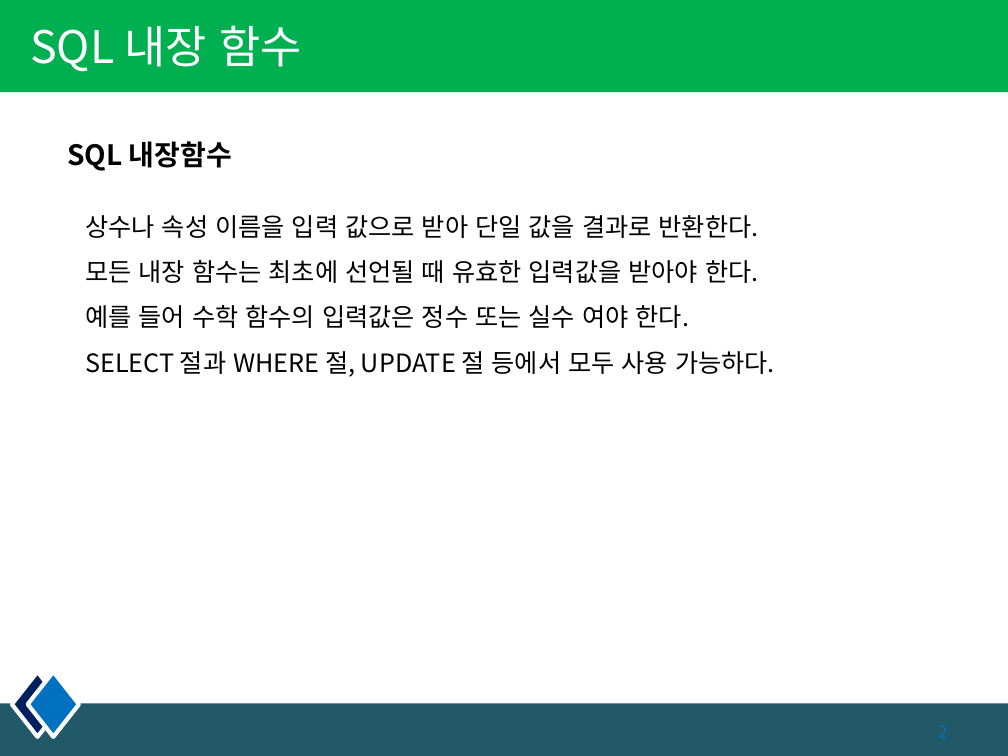
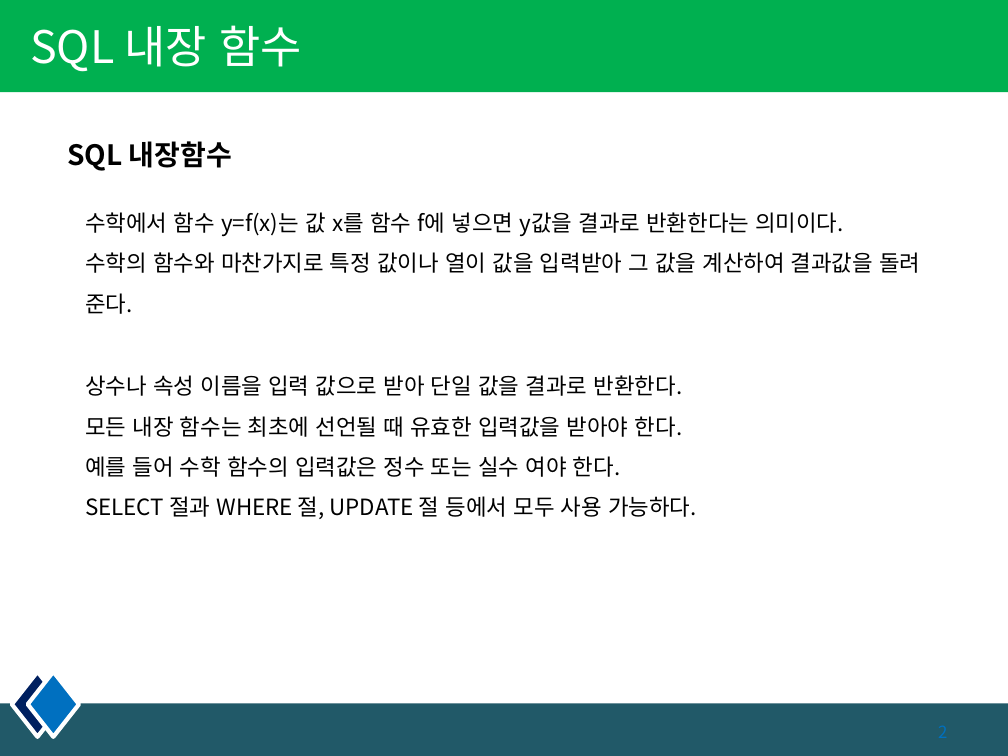
Before and after one commit to pshho/sqlWorks, a slide deck: slide 2 of 자료/sqld/DB_PPT/5장. 함수.pptx. Drawn at 1008x756 pixels with LibreOffice and Linux fonts; fonts in the diff are those of the drawing. Boxes give left, top, right and bottom in pixels: in the first picture for what was removed or moved away, otherwise in the second. Text is boxed around its words. In the diff, an @@ line names an element or a change of style, - is before the commit and + after.

```diff
--- a/자료/sqld/DB_PPT/5장. 함수.pptx
+++ b/자료/sqld/DB_PPT/5장. 함수.pptx
@@ text added at (85, 212, 920, 314), 16 pt, text #000000 @@
+수학에서 함수 y=f(x)는 값 x를 함수 f에 넣으면 y값을 결과로 반환한다는 의미이다.
+수학의 함수와 마찬가지로 특정 값이나 열이 값을 입력받아 그 값을 계산하여 결과값을 돌려 준다.
@@ text "상수나 속성 이름을 입력 값으로 ...": place and size @@
-text "상수나 속성 이름을 입력 값으로 ..." at (85, 215, 775, 377)
+text "상수나 속성 이름을 입력 값으로 ..." at (85, 375, 697, 519)
@@ text "상수나 속성 이름을 입력 값으로 ..." at (85, 375, 697, 519): size 18 to 16 pt @@
```
Also in this commit, not shown: 6 other slides changed, 3 slides added, 1 slide removed, 7 other files.
